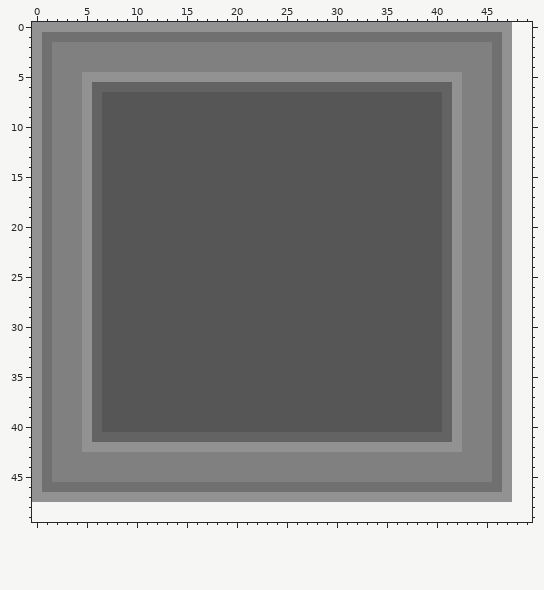
One commit to this pixel-art sprite: assets/spellvox/textures/custom/menu/body/row/frames/2x2_head.png. The first picture shows the starting point.
The file is 48x48 pixels. Colours within 5 levels of each other are drawn and written as one. The old version is drawn lined up with the new one, on the new canvas.
Once edited:
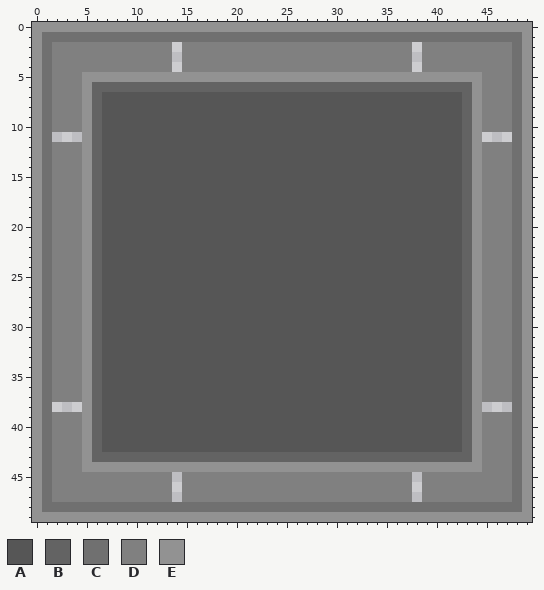
Palette (. is transparent): A #565656  B #636363  C #707070  D #808080  E #929292
The edit:
canvas 48x48 -> 50x50
y 0: x 48..49 .. -> EE
y 1: x 47..49 E.. -> CCE
y 2..4: x 14 D -> .; x 38 D -> .; x 46..49 CE.. -> DDCE
y 5: x 43..44 DD -> EE; x 46..49 CE.. -> DDCE
y 6: x 42..44 EDD -> BBE; x 46..49 CE.. -> DDCE
y 7..10: x 41..44 BEDD -> AABE; x 46..49 CE.. -> DDCE
y 11: x 2..4 DDD -> ...; x 41..49 BEDDDCE.. -> AABE...CE
y 12..37: x 41..44 BEDD -> AABE; x 46..49 CE.. -> DDCE
y 38: x 2..4 DDD -> ...; x 41..49 BEDDDCE.. -> AABE...CE
y 39..40: x 41..44 BEDD -> AABE; x 46..49 CE.. -> DDCE
y 41: x 7..44 BBBBBBBBBBBBBBBBBBBBBBBBBBBBBBBBBBBEDD -> AAAAAAAAAAAAAAAAAAAAAAAAAAAAAAAAAAAABE; x 46..49 CE.. -> DDCE
y 42: x 6..44 EEEEEEEEEEEEEEEEEEEEEEEEEEEEEEEEEEEEEDD -> BAAAAAAAAAAAAAAAAAAAAAAAAAAAAAAAAAAAABE; x 46..49 CE.. -> DDCE
y 43: x 5..44 DDDDDDDDDDDDDDDDDDDDDDDDDDDDDDDDDDDDDDDD -> EBBBBBBBBBBBBBBBBBBBBBBBBBBBBBBBBBBBBBBE; x 46..49 CE.. -> DDCE
y 44: x 5..44 DDDDDDDDDDDDDDDDDDDDDDDDDDDDDDDDDDDDDDDD -> EEEEEEEEEEEEEEEEEEEEEEEEEEEEEEEEEEEEEEEE; x 46..49 CE.. -> DDCE
y 45: x 14 D -> .; x 38 D -> .; x 46..49 CE.. -> DDCE
y 46: x 2..49 CCCCCCCCCCCCCCCCCCCCCCCCCCCCCCCCCCCCCCCCCCCCCE.. -> DDDDDDDDDDDD.DDDDDDDDDDDDDDDDDDDDDDD.DDDDDDDDDCE
y 47: x 1..49 EEEEEEEEEEEEEEEEEEEEEEEEEEEEEEEEEEEEEEEEEEEEEEE.. -> CDDDDDDDDDDDD.DDDDDDDDDDDDDDDDDDDDDDD.DDDDDDDDDCE
y 48: x 0..49 .................................................. -> ECCCCCCCCCCCCCCCCCCCCCCCCCCCCCCCCCCCCCCCCCCCCCCCCE
y 49: x 0..49 .................................................. -> EEEEEEEEEEEEEEEEEEEEEEEEEEEEEEEEEEEEEEEEEEEEEEEEEE
Where, in picture pixels (left, top, right, bottom), the same in both pictures:
changed: (32, 22, 532, 522)
